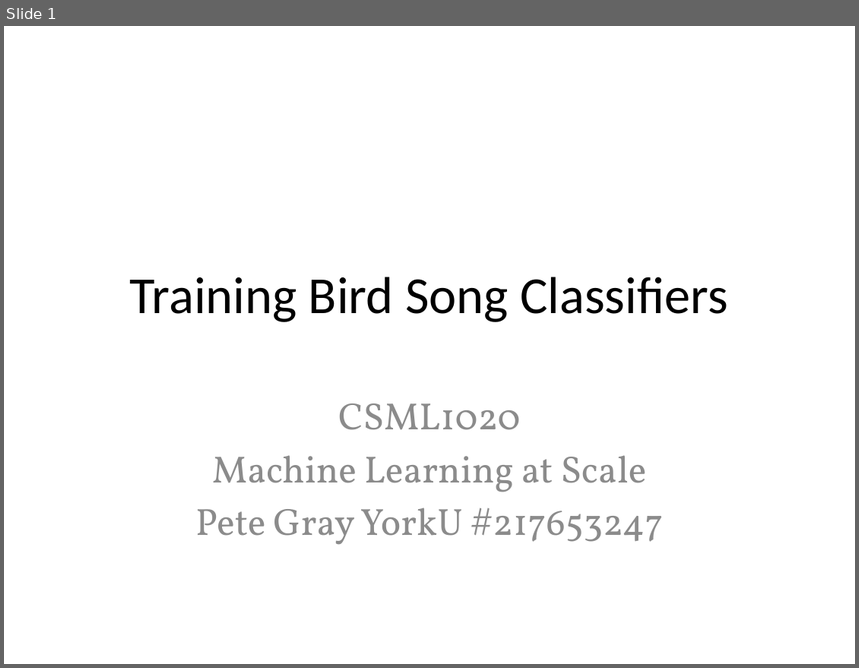
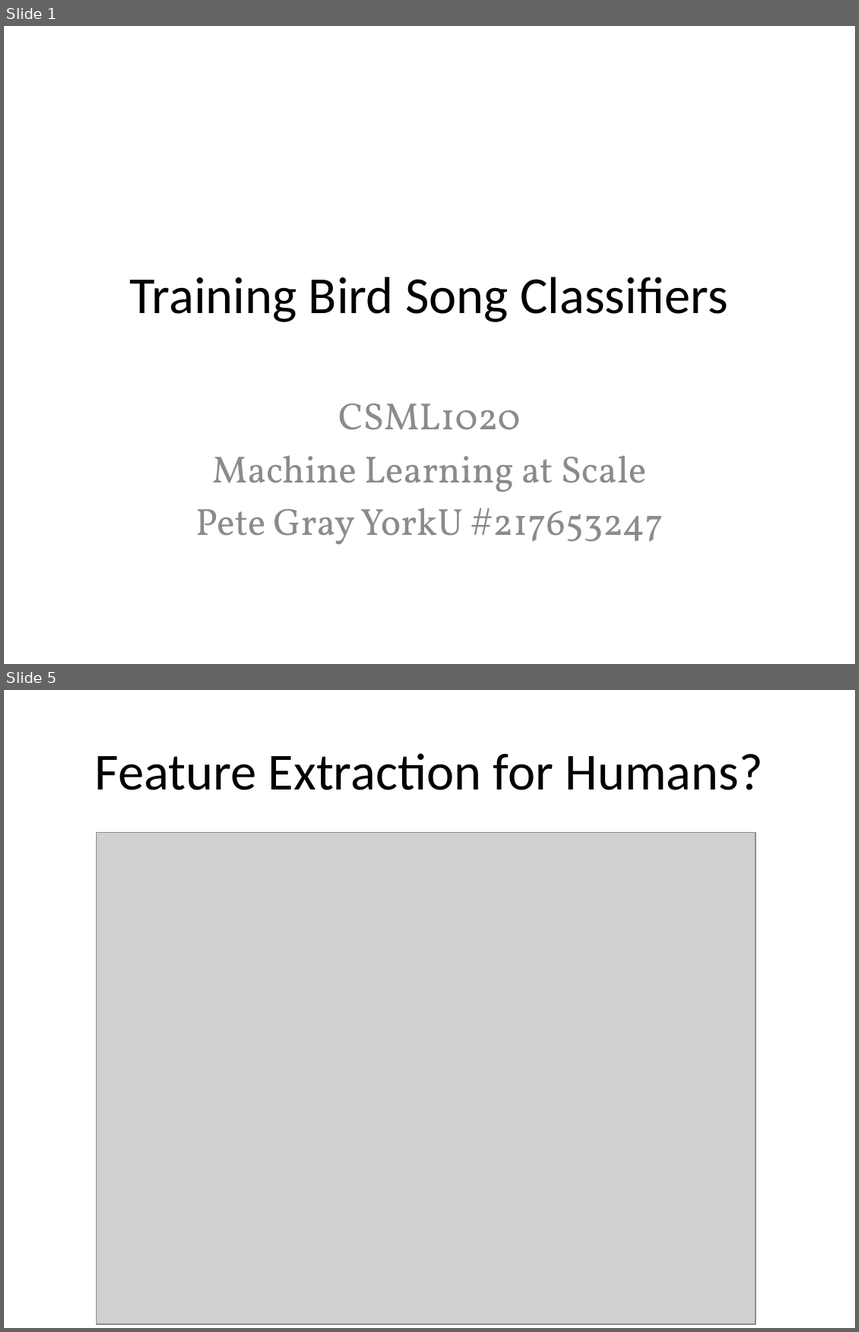
Before and after one commit to 3dspace/machine-learning-at-scale, a slide deck: training_birdsong_classifiers.pptx. Shown one above the other, each under a label of ours: slide 1 before the commit, slides 1 and 5 after it; the slides between them are not shown. The pictures are 859x668 and 859x1332 pixels, drawn with LibreOffice and Linux fonts; fonts in the diff are those of the drawing; grey boxes stand for pictures. Boxes give left, top, right and bottom in pixels: in the first picture for what was removed or moved away, otherwise in the second. Text is boxed around its words. In the diff, an @@ line names an element or a change of style, - is before the commit and + after.

```diff
--- a/training_birdsong_classifiers.pptx
+++ b/training_birdsong_classifiers.pptx
@@ slide 5 added at [4,690,855,1328], background #FFFFFF @@
@@ title added at [95,753,763,790], 44 pt, text #000000 @@
+Feature Extraction for Humans?
@@ picture added at [96,833,756,1325] @@
```
Also in this commit, not shown: 4 other slides added.
